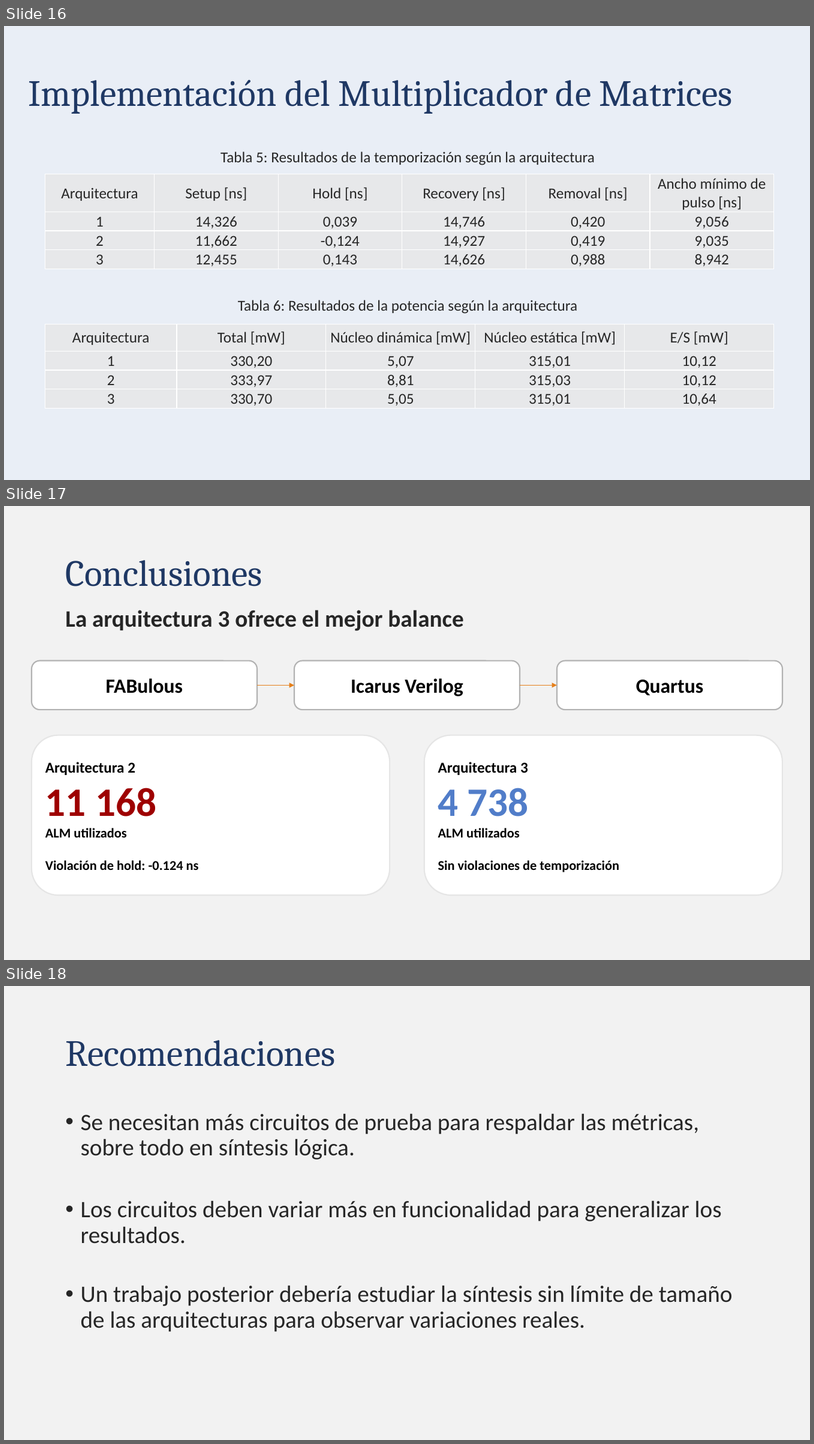
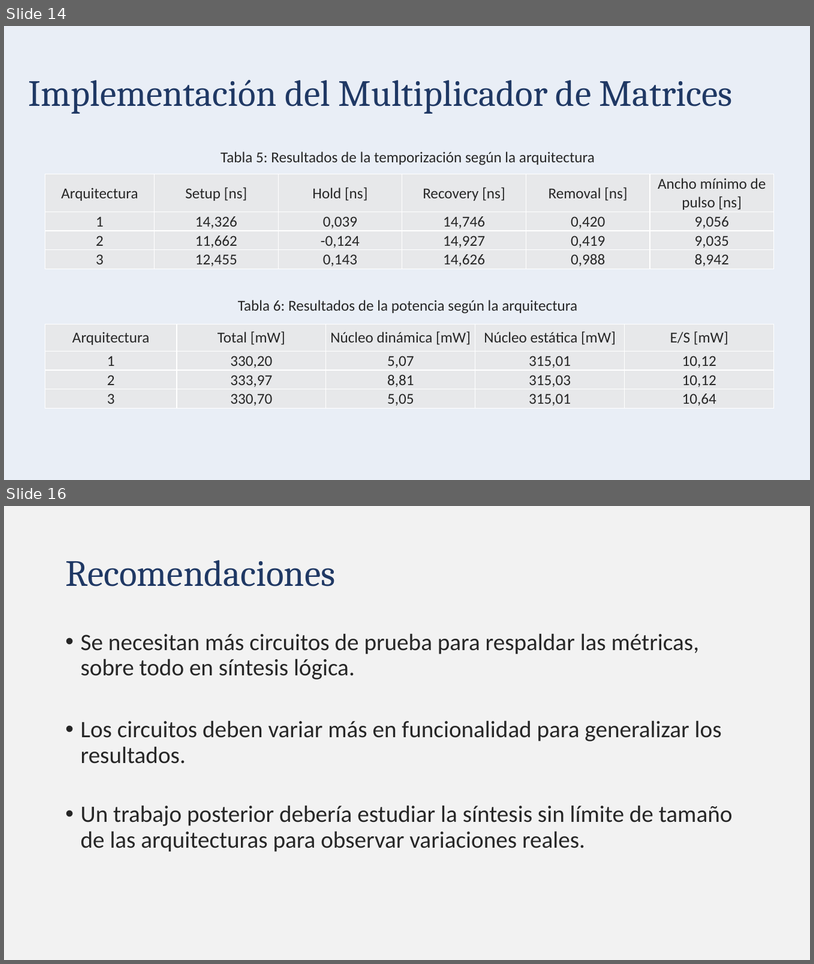
Before and after one commit to Lsandiquesada/TFG_Luis_Diego, a slide deck: Implementacion prueba de concepto FPGA Final.pptx. Shown one above the other, each under a label of ours: slides 16, 17 and 18 before the commit, slides 14 and 16 after it; the slides between them are not shown. The pictures are 814x1444 and 814x964 pixels, drawn with LibreOffice and Linux fonts; fonts in the diff are those of the drawing. Boxes give left, top, right and bottom in pixels: in the first picture for what was removed or moved away, otherwise in the second. Text is boxed around its words. In the diff, an @@ line names an element or a change of style, - is before the commit and + after.

```diff
--- a/Implementacion prueba de concepto FPGA Final.pptx
+++ b/Implementacion prueba de concepto FPGA Final.pptx
@@ slide 17 removed at (4,506,810,960), background #F2F2F2 @@
@@ title removed at (65,560,263,586) @@
-Conclusiones
@@ text removed at (65,610,464,631) @@
-La arquitectura 3 ofrece el mejor balance
@@ rounded rectangle removed at (32,661,257,710) @@
-FABulous
@@ rounded rectangle removed at (294,661,520,710) @@
-Icarus Verilog
@@ rounded rectangle removed at (558,661,783,710) @@
-Quartus
@@ arrow removed from (257, 685) to (294, 685) @@
@@ arrow removed from (520, 685) to (558, 685) @@
@@ rounded rectangle removed at (32,735,390,895) @@
-Arquitectura 2
-11 168
-ALM utilizados
-Violación de hold: -0.124 ns
@@ rounded rectangle removed at (425,735,783,895) @@
-Arquitectura 3
-4 738
-ALM utilizados
-Sin violaciones de temporización
@@ what was slide 16 is now slide 14 @@
@@ what was slide 18 is now slide 16 @@
```
Also in this commit, not shown: 4 slides changed, 3 slides added, 5 other slides removed.
